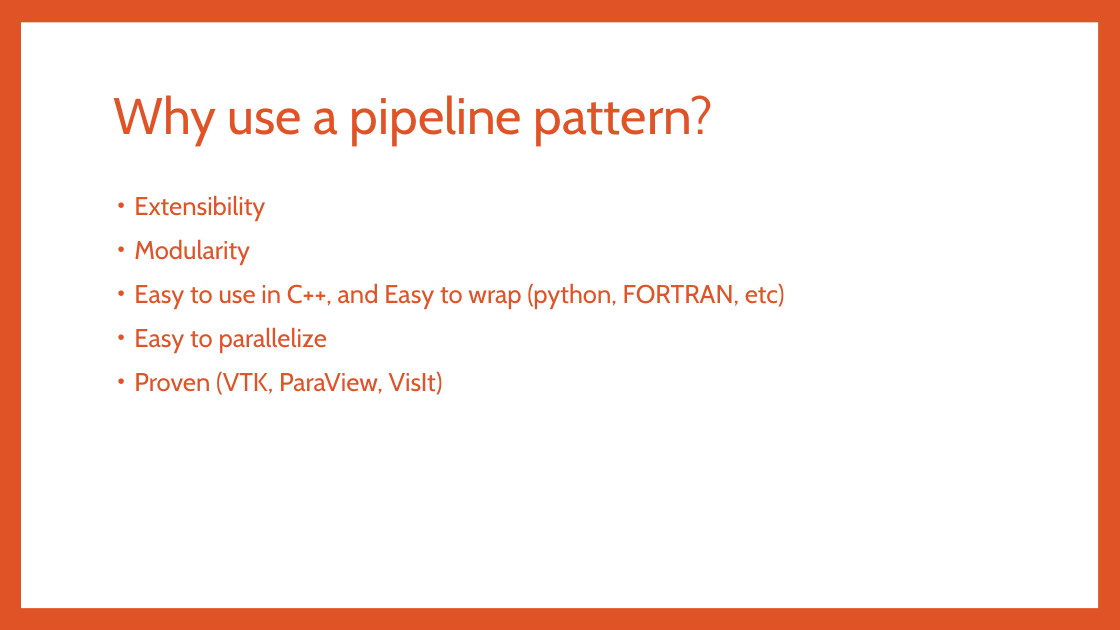
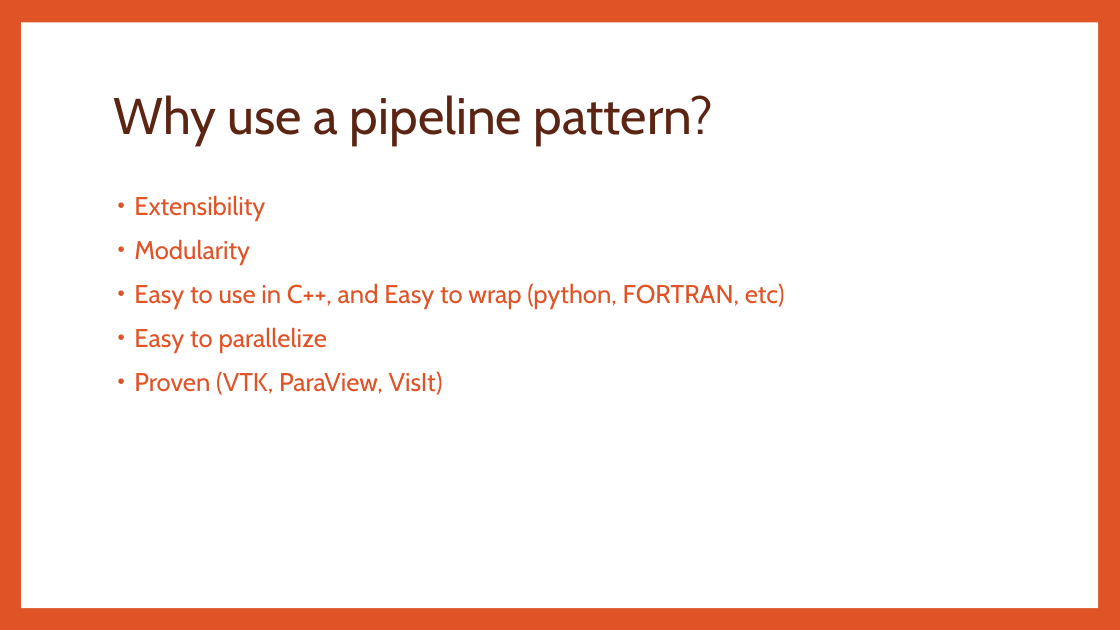
Before and after one commit to LBL-EESA/TECA, a slide deck: slide 2 of doc/TECA Architecture.pptx. Drawn at 1120x630 pixels with LibreOffice and Linux fonts; fonts in the diff are those of the drawing. Boxes give left, top, right and bottom in pixels: in the first picture for what was removed or moved away, otherwise in the second. Text is boxed around its words. In the diff, an @@ line names an element or a change of style, - is before the commit and + after.

```diff
--- a/doc/TECA Architecture.pptx
+++ b/doc/TECA Architecture.pptx
@@ title "Why use a pipeline pattern?" at (113, 95, 714, 145): text colour #DF5327 to #5B2413 @@
```
Also in this commit, not shown: 6 other slides changed, 5 slides added.
